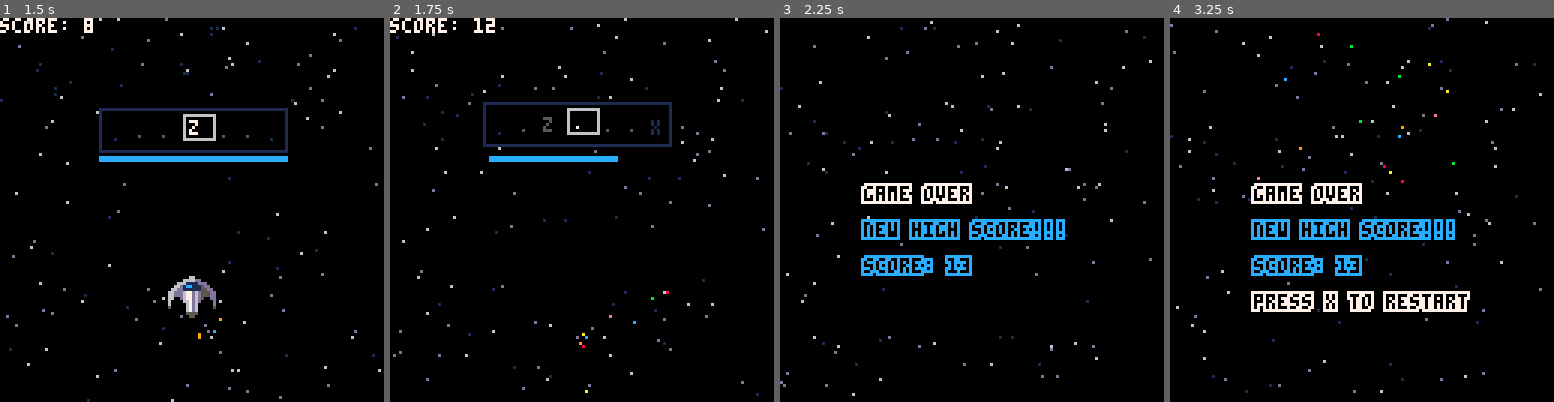
Above: before the commit, frames 1-4 (left to right).
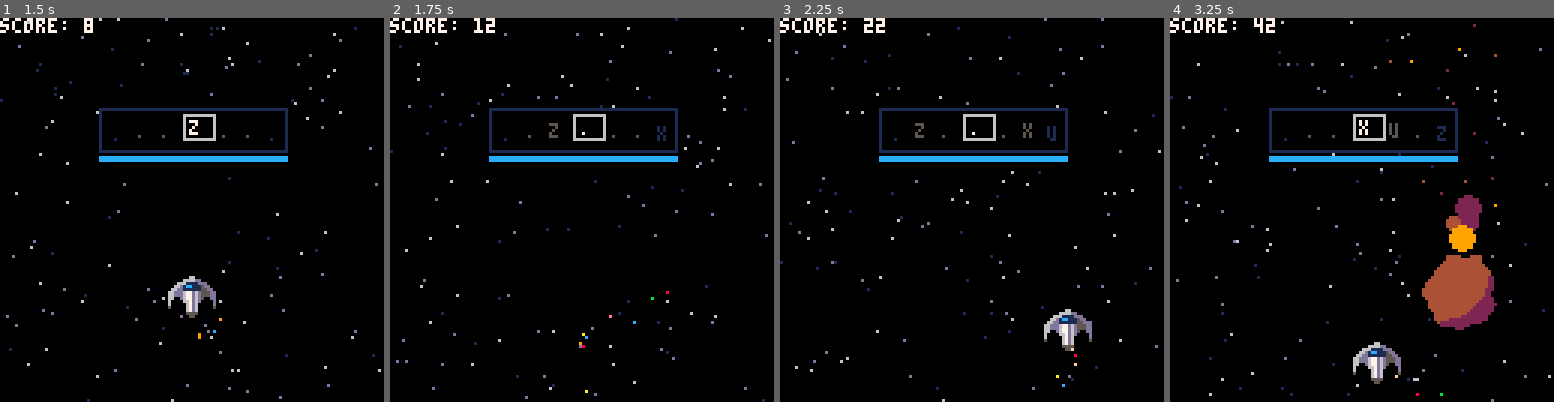
Above: after the commit, the same moments.

Repository: ryanford/EDM-Blastoff
Game: PICO-8 cartridge rhythm-game.p8
The game is run twice, just before and just after one commit, with the same random seed, the same clock (stepped at 60 frames per second) and the same inputs.
Inputs:
- Up to frame 1 (1.5 s): tap X (X key) at 0.33, 1.07 s; tap O (Z key) at 0.7 s
- Up to frame 2 (1.75 s): hold Right from 1.6 s (still down); tap O (Z key) at 1.7 s
- Up to frame 3 (2.25 s): tap X (X key) at 1.85 s; release Right at 2.1 s; tap O (Z key) at 2.1 s; hold Up from 2.15 s (still down)
- Up to frame 4 (3.25 s): release Up at 2.42 s; hold Right 2.47-3.03 s; tap O (Z key) at 2.5, 2.9 s; tap X (X key) at 2.97 s; hold Left from 3.08 s (still down)

Frame 1 is identical in both runs. In frame 2, 4.1% of the frame differs, in the area x 0-100%, y 0-100%; in frame 3, 8.2%; in frame 4, 13%.

Commit message:
Fix invuln

Diff:
--- a/rhythm-game.p8
+++ b/rhythm-game.p8
@@ -528,6 +528,7 @@
 end
 
 function pattern_mistake()
+  if (p.invuln>0) return
   powerups = {}
   streak = 0
   shaketimer = 10
Not shown, changed: main.js
